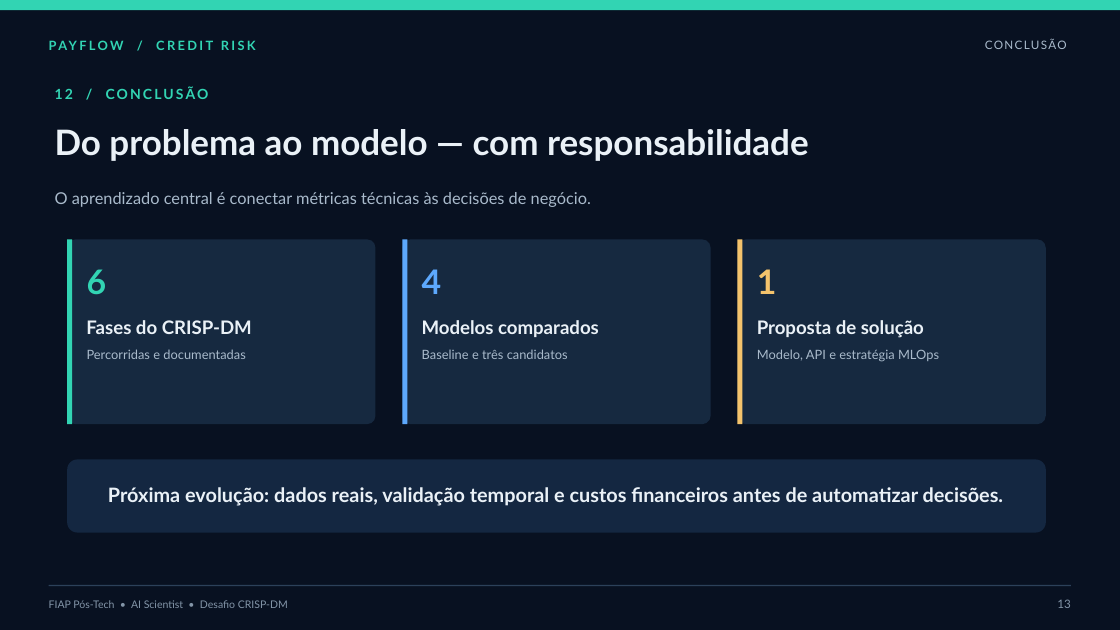
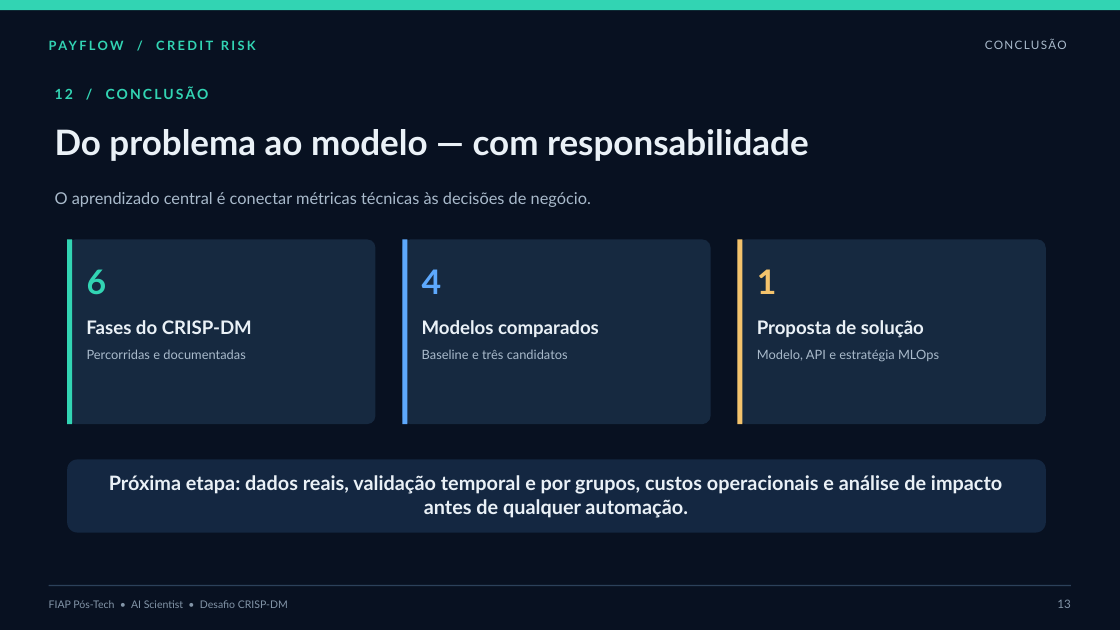
Before and after one commit to vilhegas/Payflow-Credit-Risk, a slide deck: slide 13 of Apresentacao_PayFlow_Credit_Risk.pptx. Drawn at 1120x630 pixels with LibreOffice and Linux fonts; fonts in the diff are those of the drawing. Boxes give left, top, right and bottom in pixels: in the first picture for what was removed or moved away, otherwise in the second. Text is boxed around its words. In the diff, an @@ line names an element or a change of style, - is before the commit and + after.

```diff
--- a/Apresentacao_PayFlow_Credit_Risk.pptx
+++ b/Apresentacao_PayFlow_Credit_Risk.pptx
@@ text at [109, 475, 1002, 518]: text changed @@
-Próxima evolução: dados reais, validação temporal e custos financeiros antes de automatizar decisões.
+Próxima etapa: dados reais, validação temporal e por grupos, custos operacionais e análise de impacto antes de qualquer automação.
```
Also in this commit, not shown: 3 other slides changed, 13 other files.
